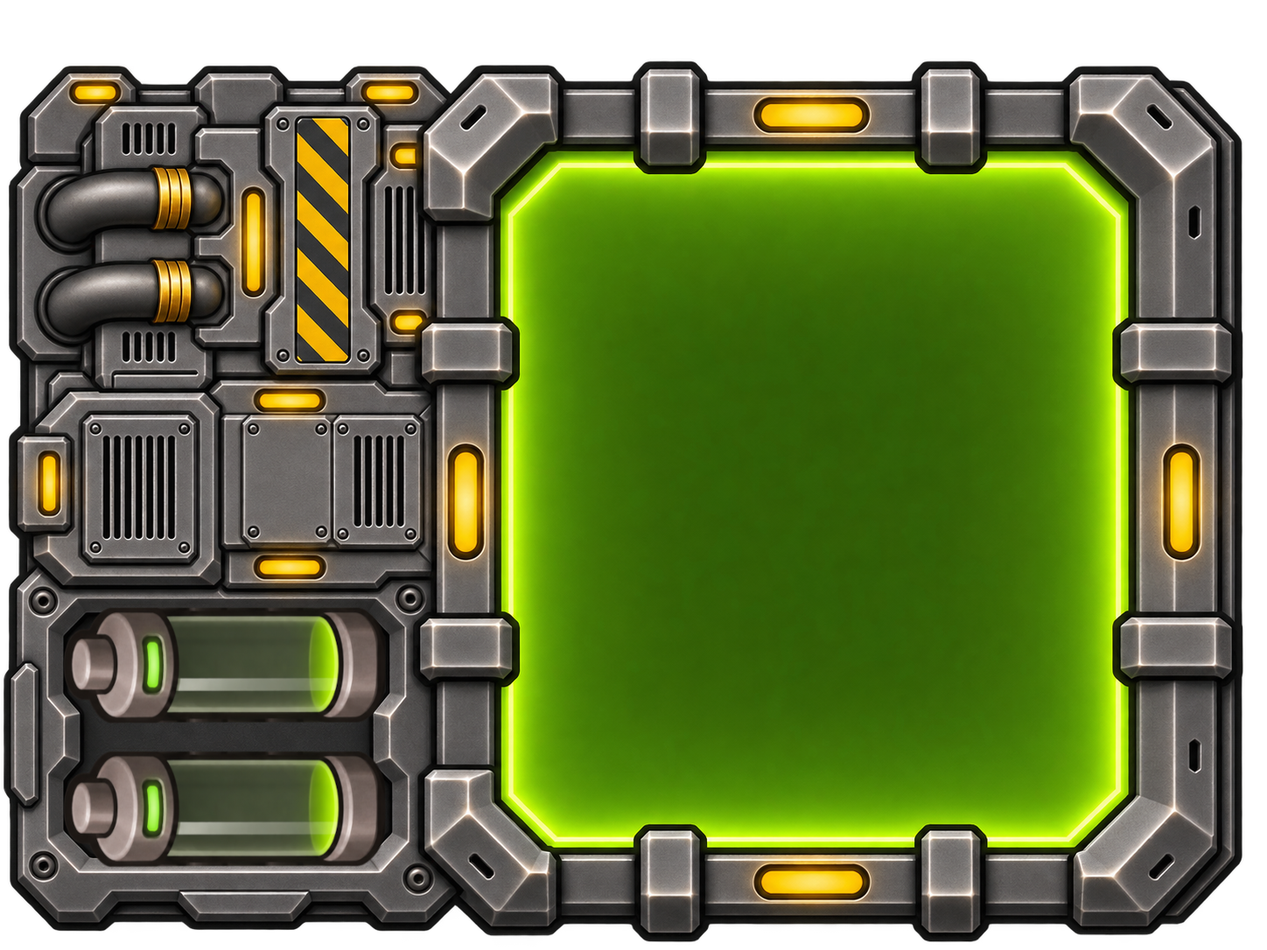
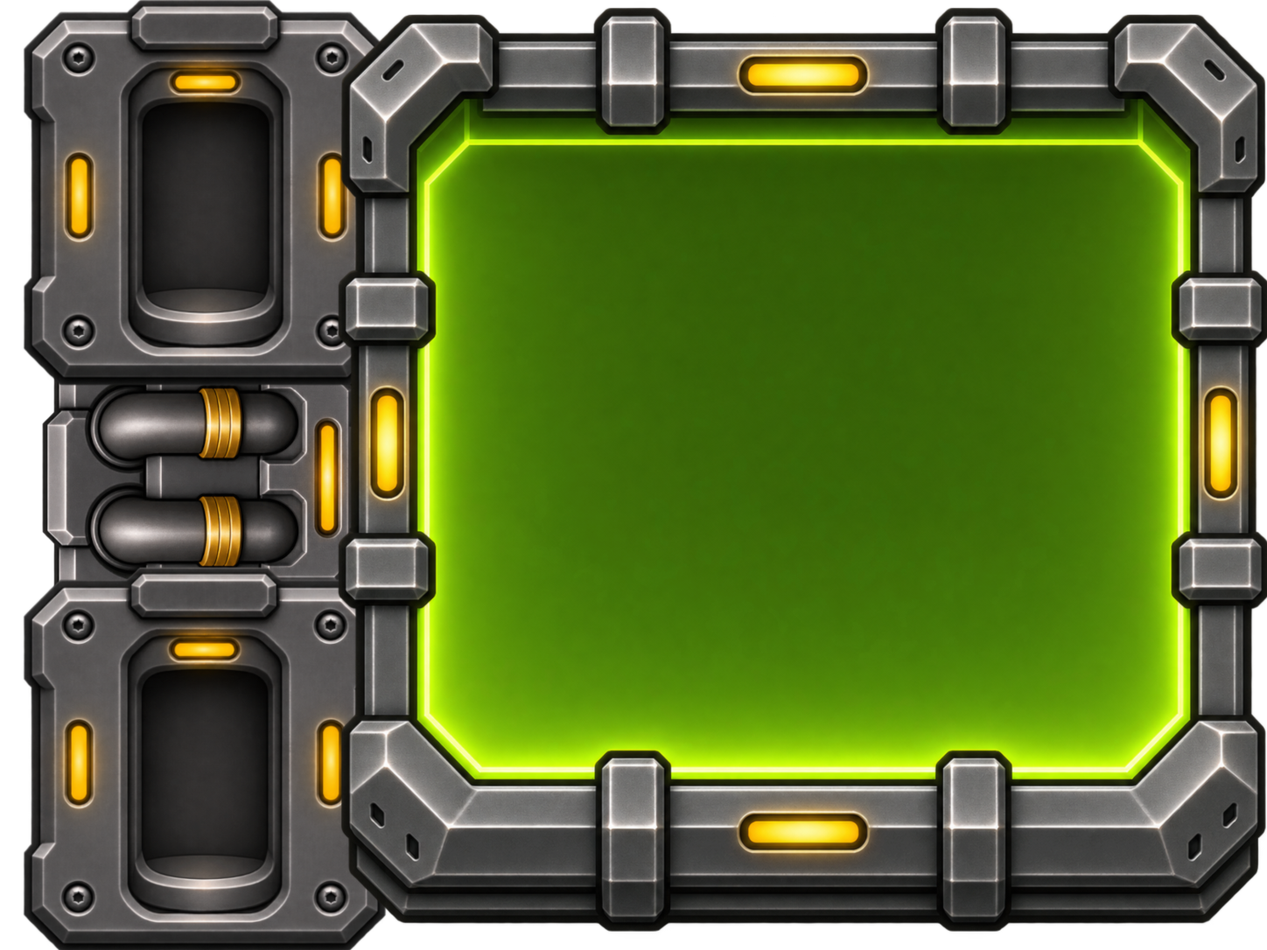
Before/after of a w=1267, h=950 layered artwork. What changed in the layer stack:
hid "Left_07", painted on it over bbox(62, 619, 389, 921)
hid "Right_00", painted on it over bbox(62, 41, 389, 727)
showed "Pasted Layer #1", moved it above "Right", painted on it over bbox(1, 0, 1267, 950)
removed layer "Pasted Layer #4" over bbox(1, 57, 1247, 947)
added layer "Right" above "Left" over bbox(20, 0, 392, 388)
added layer "Left" above "Piping" over bbox(20, 565, 390, 950)
added layer "Piping" above "Pasted Layer #5" over bbox(41, 311, 379, 644)
